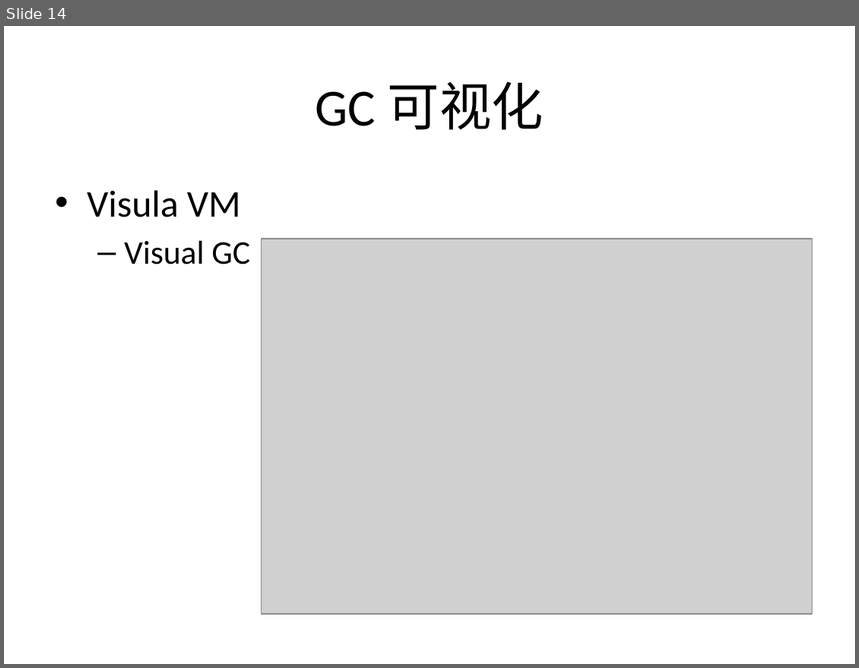
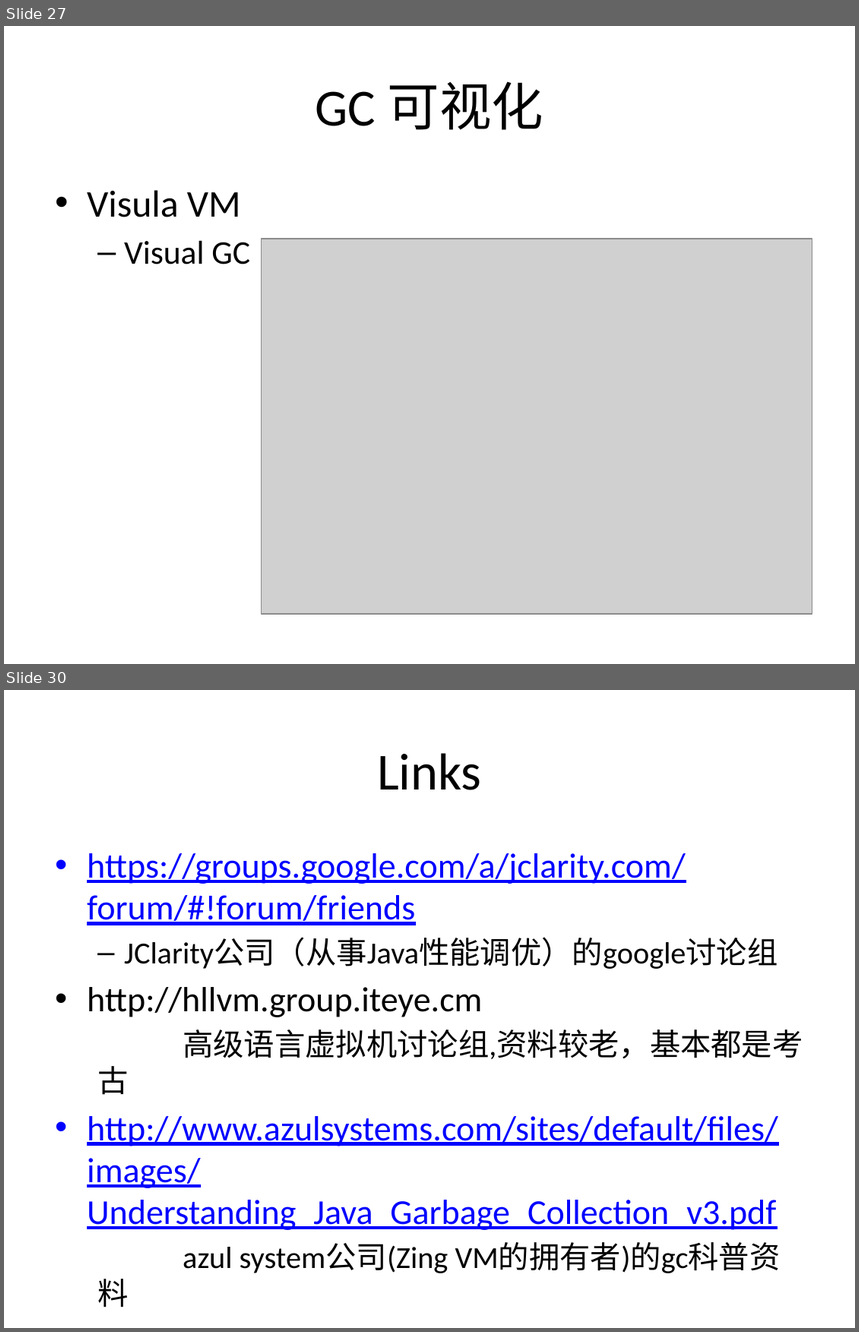
Before and after one commit to cyberdak/gc-hotspotgc, a slide deck: Garbage Collector persent.pptx. Shown one above the other, each under a label of ours: slide 14 before the commit, slides 27 and 30 after it; the slides between them are not shown. The pictures are 859x668 and 859x1332 pixels, drawn with LibreOffice and Linux fonts; fonts in the diff are those of the drawing; grey boxes stand for pictures. Boxes give left, top, right and bottom in pixels: in the first picture for what was removed or moved away, otherwise in the second. Text is boxed around its words. In the diff, an @@ line names an element or a change of style, - is before the commit and + after.

```diff
--- a/Garbage Collector persent.pptx
+++ b/Garbage Collector persent.pptx
@@ slide 30 added at (4,690,855,1328), background #FFFFFF @@
@@ title added at (377,753,482,790), 44 pt, text #000000 @@
+Links
@@ text added at (87,853,803,1274), 29.6 pt, text #0000FF, underline @@
+• https://groups.google.com/a/jclarity.com/forum/#!forum/friends
+  – JClarity公司（从事Java性能调优）的google讨论组
+  • http://hllvm.group.iteye.cm
+  高级语言虚拟机讨论组,资料较老，基本都是考古
+  • http://www.azulsystems.com/sites/default/files/images/Understanding_Java_Garbage_Collection_v3.pdf
+  azul system公司(Zing VM的拥有者)的gc科普资料
@@ what was slide 14 is now slide 27 @@
```
Also in this commit, not shown: 12 slides changed, 15 other slides added, 1 slide removed, 6 other files.
